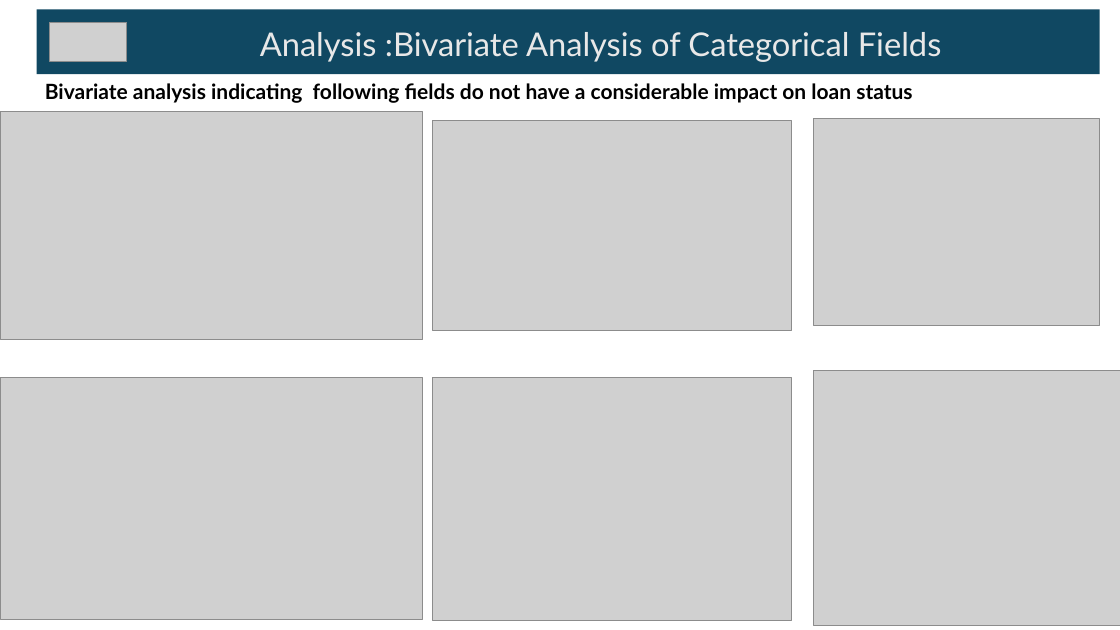
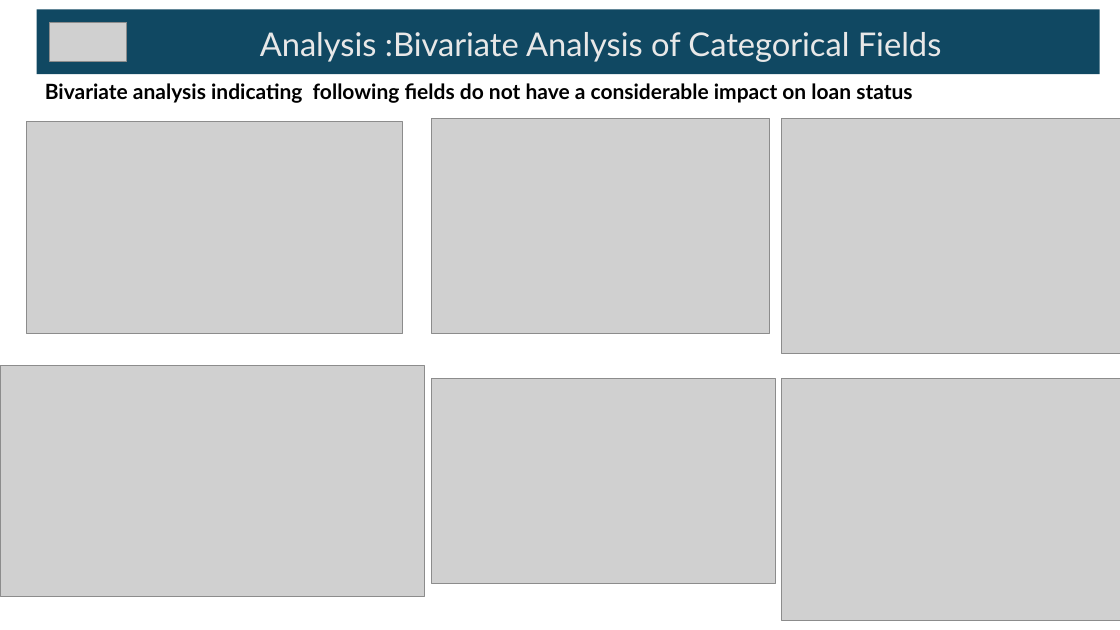
Before and after one commit to pradeephm31/LendingClubCaseStudy, a slide deck: slide 10 of LendingClubCaseStudy.pptx. Drawn at 1120x630 pixels with LibreOffice and Linux fonts; fonts in the diff are those of the drawing; grey boxes stand for pictures. Boxes give left, top, right and bottom in pixels: in the first picture for what was removed or moved away, otherwise in the second. Text is boxed around its words. In the diff, an @@ line names an element or a change of style, - is before the commit and + after.

Commit message:
Modified Analysis to not consider loan status which are 'Current'

```diff
--- a/LendingClubCaseStudy.pptx
+++ b/LendingClubCaseStudy.pptx
@@ picture resized from (x1=433, y1=121, x2=791, y2=331) to (x1=432, y1=118, x2=770, y2=334) @@
@@ picture resized from (x1=814, y1=118, x2=1100, y2=326) to (x1=782, y1=118, x2=1120, y2=354) @@
@@ picture resized from (x1=0, y1=112, x2=423, y2=340) to (x1=27, y1=121, x2=402, y2=334) @@
@@ picture resized from (x1=0, y1=377, x2=423, y2=619) to (x1=0, y1=365, x2=424, y2=597) @@
@@ picture resized from (x1=433, y1=377, x2=791, y2=621) to (x1=432, y1=378, x2=776, y2=583) @@
@@ picture resized from (x1=814, y1=371, x2=1120, y2=625) to (x1=782, y1=378, x2=1120, y2=620) @@
```
Also in this commit, not shown: 4 other slides changed, 2 other files.
